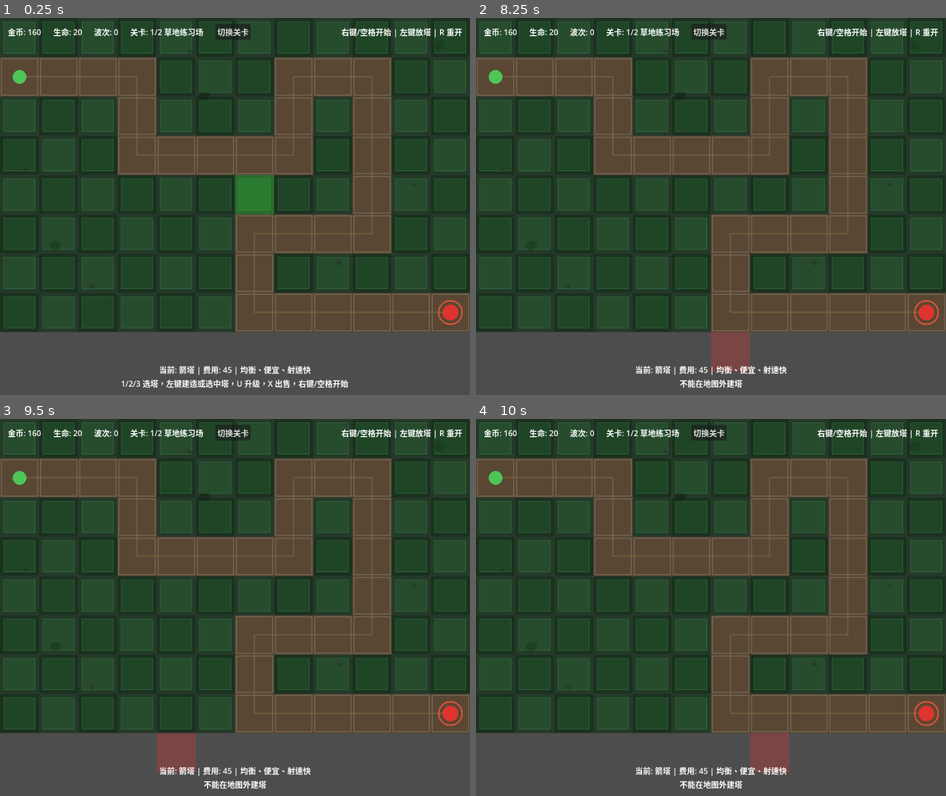
Above: before the commit, frames 1-4 (two rows, left to right).
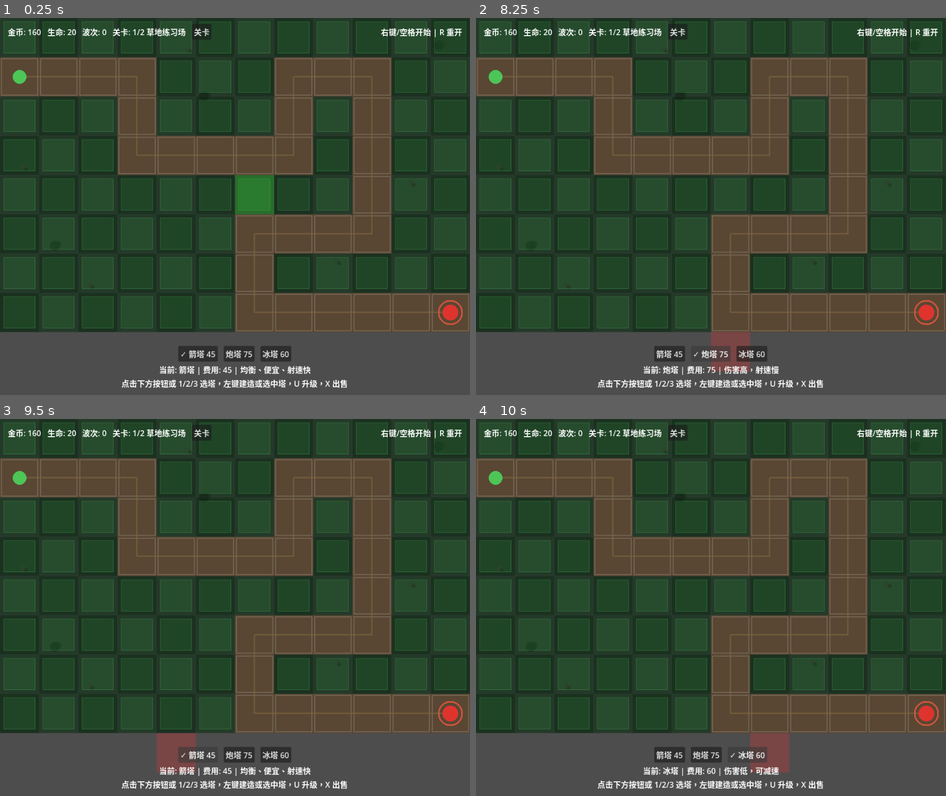
Above: after the commit, the same moments.

Repository: liang04/TowerDefense
Game: Godot game, scene res://scenes/main.tscn
Same seed, same stepped clock (60 frames per second), same inputs: the game is played once before the commit and once after it.
Inputs (mouse positions are in pixels of both pictures, inside the frame that each line leads up to):
- Up to frame 1 (0.25 s): no input
- Up to frame 2 (8.25 s): click "切换关卡" (after the commit: "关卡") at 0.5 s; click (673, 353) at 1.25 s, where only the run after the commit has a clickable "✓ 箭塔 45"; click (715, 353) at 2 s, where only the run after the commit has a clickable "炮塔 75"; click (753, 353) at 2.75 s, where only the run after the commit has a clickable "冰塔 60"; click "下一关" at 3.5 s; click "上一关" at 4.25 s; click "使用此关卡" at 5 s; click "切换关卡" (after the commit: "关卡") at 5.75 s; click "取消" at 6.5 s; click (673, 353) at 7.25 s, where only the run after the commit has a clickable "✓ 箭塔 45"; click (715, 353) at 8 s, where only the run after the commit has a clickable "炮塔 75"
- Up to frame 3 (9.5 s): click (192, 754) at 8.75 s, where only the run after the commit has a clickable "箭塔 45"
- Up to frame 4 (10 s): click (753, 754) at 9.5 s, where only the run after the commit has a clickable "冰塔 60"

The runs differ from the first frame. In frame 1, 2.6% of the frame differs, in the area x 10-99%, y 1-99%; in frame 2, 2.8%; in frame 3, 2.3%; in frame 4, 2.7%.

Commit message:
Add clickable tower selection buttons

Diff:
--- a/scenes/main.tscn
+++ b/scenes/main.tscn
@@ -52,7 +52,7 @@
 
 [node name="TopBar" type="HBoxContainer" parent="HUD/MarginContainer/VBoxContainer"]
 layout_mode = 2
-theme_override_constants/separation = 24
+theme_override_constants/separation = 12
 
 [node name="GoldLabel" type="Label" parent="HUD/MarginContainer/VBoxContainer/TopBar"]
 layout_mode = 2
@@ -72,7 +72,7 @@
 
 [node name="LevelSelectButton" type="Button" parent="HUD/MarginContainer/VBoxContainer/TopBar"]
 layout_mode = 2
-text = "切换关卡"
+text = "关卡"
 
 [node name="Spacer" type="Control" parent="HUD/MarginContainer/VBoxContainer/TopBar"]
 layout_mode = 2
@@ -80,11 +80,28 @@
 
 [node name="StartHint" type="Label" parent="HUD/MarginContainer/VBoxContainer/TopBar"]
 layout_mode = 2
-text = "右键/空格开始 | 左键放塔 | R 重开"
+text = "右键/空格开始 | R 重开"
 
 [node name="Spacer2" type="Control" parent="HUD/MarginContainer/VBoxContainer"]
 layout_mode = 2
 size_flags_vertical = 3
+
+[node name="TowerBar" type="HBoxContainer" parent="HUD/MarginContainer/VBoxContainer"]
+layout_mode = 2
+theme_override_constants/separation = 12
+alignment = 1
+
+[node name="ArrowTowerButton" type="Button" parent="HUD/MarginContainer/VBoxContainer/TowerBar"]
+layout_mode = 2
+text = "箭塔 45"
+
+[node name="CannonTowerButton" type="Button" parent="HUD/MarginContainer/VBoxContainer/TowerBar"]
+layout_mode = 2
+text = "炮塔 75"
+
+[node name="FrostTowerButton" type="Button" parent="HUD/MarginContainer/VBoxContainer/TowerBar"]
+layout_mode = 2
+text = "冰塔 60"
 
 [node name="InfoLabel" type="Label" parent="HUD/MarginContainer/VBoxContainer"]
 layout_mode = 2
--- a/scripts/hud.gd
+++ b/scripts/hud.gd
@@ -34,8 +34,12 @@
 @onready var level_select_description: Label = $Overlay/LevelSelectPanel/LevelSelectBox/LevelSelectDescription
 @onready var next_level_button: Button = $Overlay/ResultPanel/ResultBox/NextLevelButton
 @onready var restart_result_button: Button = $Overlay/ResultPanel/ResultBox/RestartResultButton
+@onready var arrow_tower_button: Button = $MarginContainer/VBoxContainer/TowerBar/ArrowTowerButton
+@onready var cannon_tower_button: Button = $MarginContainer/VBoxContainer/TowerBar/CannonTowerButton
+@onready var frost_tower_button: Button = $MarginContainer/VBoxContainer/TowerBar/FrostTowerButton
 
 var _pending_level_index: int = 0
+var _tower_buttons: Dictionary = {}
 
 ## ---- 生命周期 ----
 func _ready() -> void:
@@ -63,6 +67,14 @@
 	cancel_level_button.pressed.connect(_on_cancel_level_pressed)
 	next_level_button.pressed.connect(_on_next_level_pressed)
 	restart_result_button.pressed.connect(_on_restart_pressed)
+	arrow_tower_button.pressed.connect(_on_tower_button_pressed.bind("arrow"))
+	cannon_tower_button.pressed.connect(_on_tower_button_pressed.bind("cannon"))
+	frost_tower_button.pressed.connect(_on_tower_button_pressed.bind("frost"))
+	_tower_buttons = {
+		"arrow": arrow_tower_button,
+		"cannon": cannon_tower_button,
+		"frost": frost_tower_button,
+	}
 
 	# 初始化显示
 	_update_all()
@@ -86,10 +98,11 @@
 	wave_label.text = "波次: 0"
 	_update_level_text()
 	_update_selected_tower_text()
-	message_label.text = "1/2/3 选塔，左键建造或选中塔，U 升级，X 出售，右键/空格开始"
+	message_label.text = "点击下方按钮或 1/2/3 选塔，左键建造或选中塔，U 升级，X 出售"
 
 func _on_gold_changed(new_gold: int) -> void:
 	gold_label.text = "金币: %d" % new_gold
+	_update_tower_buttons()
 
 func _on_lives_changed(new_lives: int) -> void:
 	lives_label.text = "生命: %d" % new_lives
@@ -112,6 +125,7 @@
 
 func _on_tower_selection_changed(_tower_type: String) -> void:
 	_update_selected_tower_text()
+	_update_tower_buttons()
 
 func _on_level_changed(_level_index: int, _level_name: String) -> void:
 	_update_level_text()
@@ -132,6 +146,20 @@
 		GameManager.get_tower_cost(GameManager.selected_tower_type),
 		String(config["description"]),
 	]
+	_update_tower_buttons()
+
+func _update_tower_buttons() -> void:
+	if _tower_buttons.is_empty():
+		return
+
+	for tower_type in _tower_buttons.keys():
+		var button: Button = _tower_buttons[tower_type]
+		var config := GameManager.get_tower_config(tower_type)
+		var cost := GameManager.get_tower_cost(tower_type)
+		var is_selected: bool = tower_type == GameManager.selected_tower_type
+		var prefix := "✓ " if is_selected else ""
+		button.text = "%s%s %d" % [prefix, String(config["name"]), cost]
+		button.disabled = not is_selected and not GameManager.can_afford(cost)
 
 func show_tower_details(tower: Node) -> void:
 	if not tower or not is_instance_valid(tower):
@@ -208,6 +236,9 @@
 	hide_overlay()
 	get_parent().call("_start_game")
 
+func _on_tower_button_pressed(tower_type: String) -> void:
+	get_parent().call("_select_tower_type", tower_type)
+
 func _on_level_select_pressed() -> void:
 	_pending_level_index = GameManager.current_level_index
 	_update_level_select_text()
Not shown, changed: docs/game_design.md
